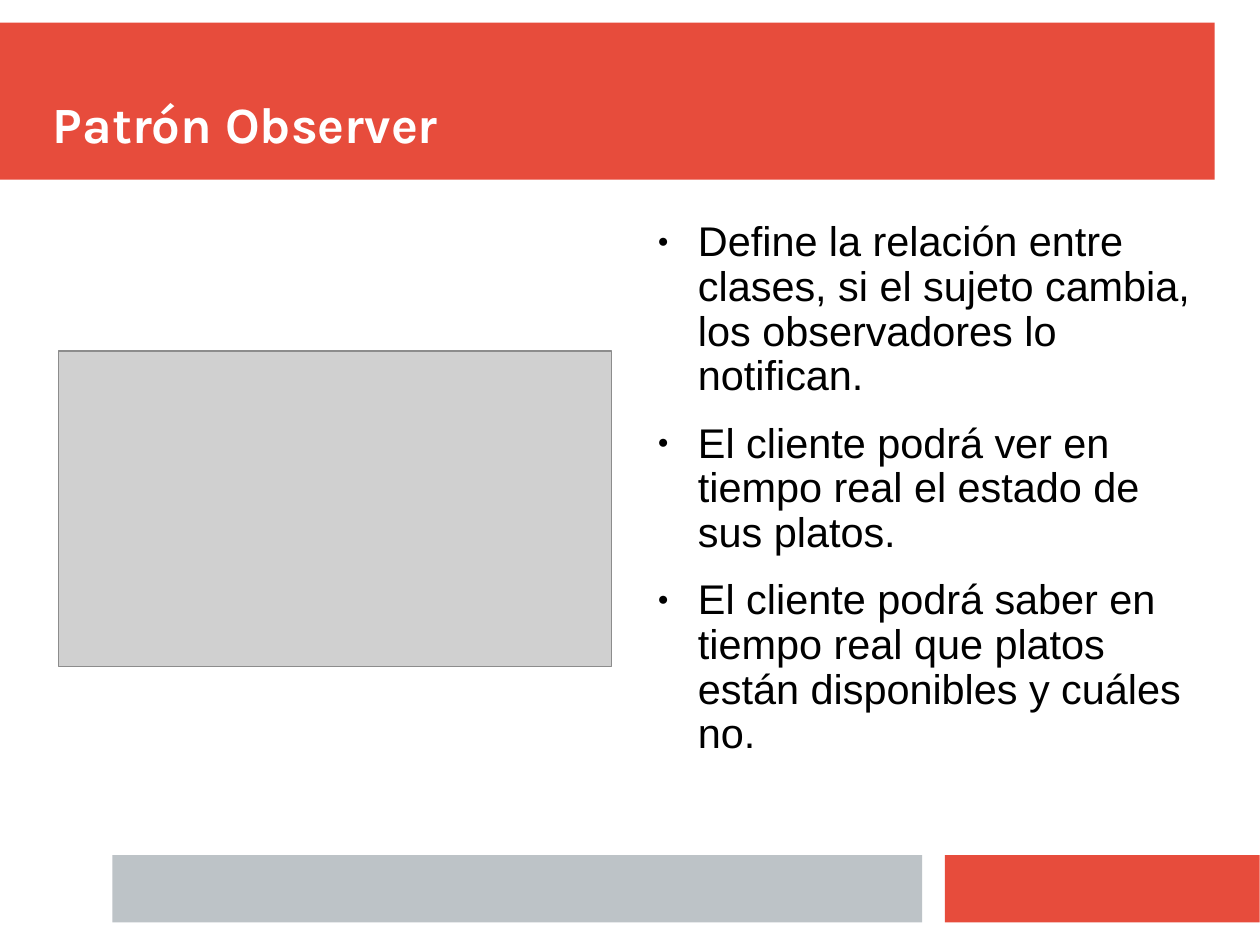
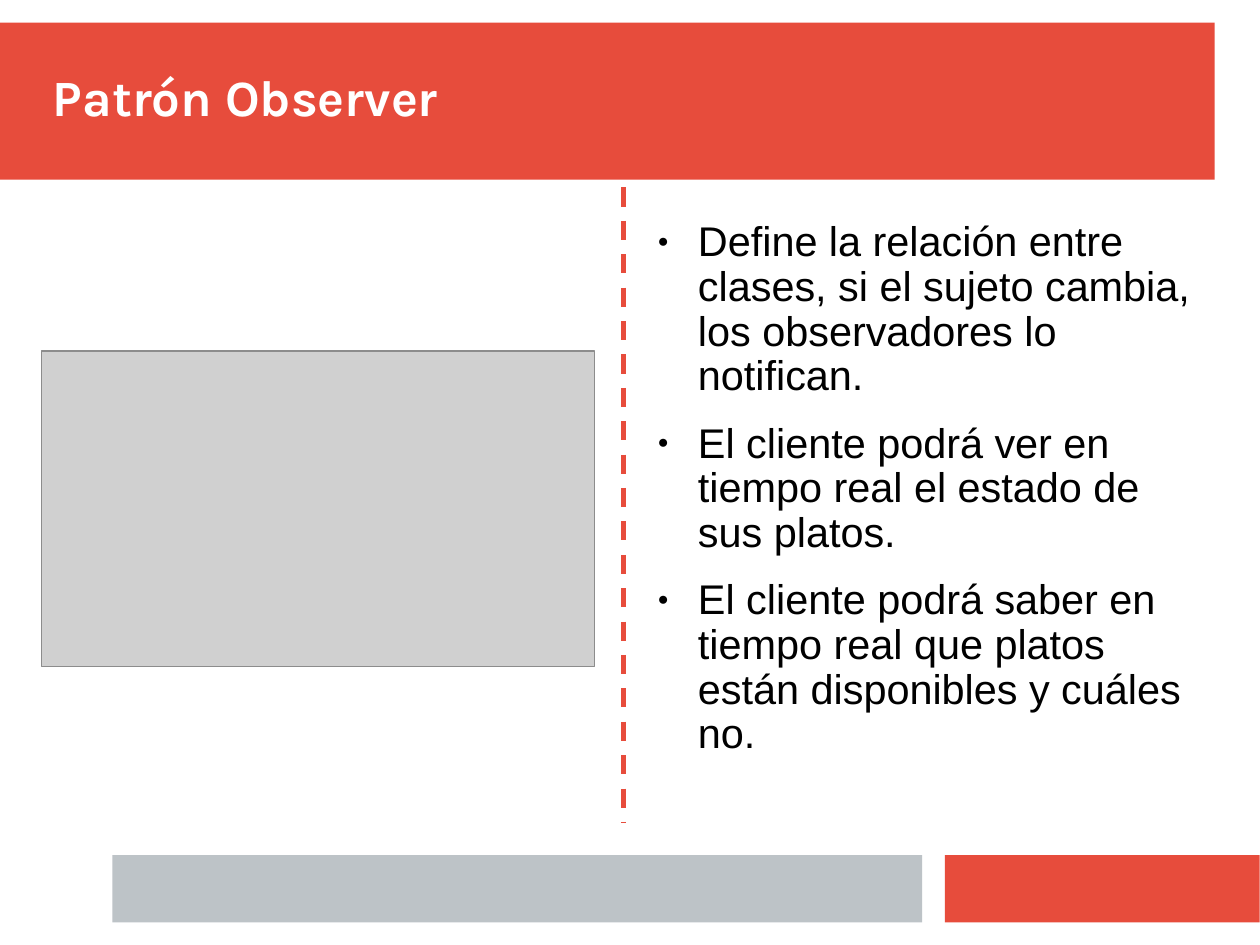
Before and after one commit to Juanba1998/APP-Restaurante, a slide deck: slide 22 of Material/Presentación/Presentacion Final.pptx. Drawn at 1260x945 pixels with LibreOffice and Linux fonts; fonts in the diff are those of the drawing; grey boxes stand for pictures. Boxes give left, top, right and bottom in pixels: in the first picture for what was removed or moved away, otherwise in the second. Text is boxed around its words. In the diff, an @@ line names an element or a change of style, - is before the commit and + after.

```diff
--- a/Material/Presentación/Presentacion Final.pptx
+++ b/Material/Presentación/Presentacion Final.pptx
@@ text "Patrón Observer": place and size @@
-text "Patrón Observer" at bbox=[53, 103, 438, 144]
+text "Patrón Observer" at bbox=[53, 76, 438, 117]
@@ line added from (624, 188) to (624, 823), #E74C3C 3 pt dashed @@
@@ picture: place and size @@
-picture at bbox=[58, 351, 612, 667]
+picture at bbox=[41, 351, 595, 667]
```
Also in this commit, not shown: 23 other slides changed.
